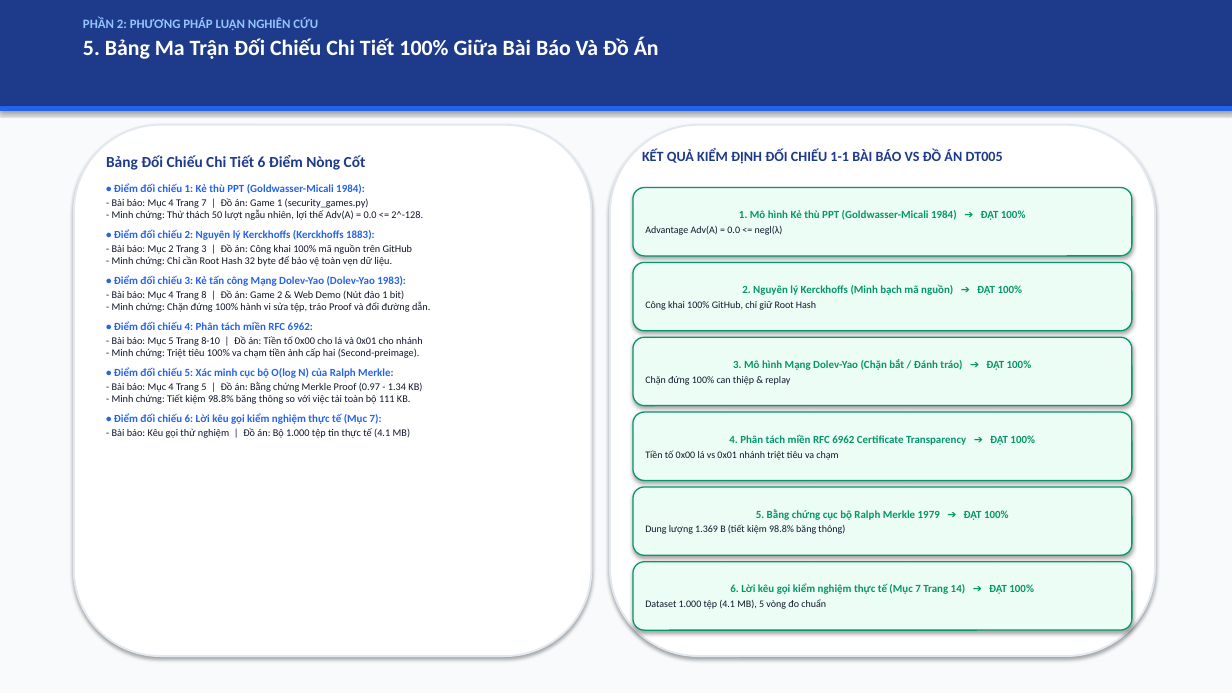
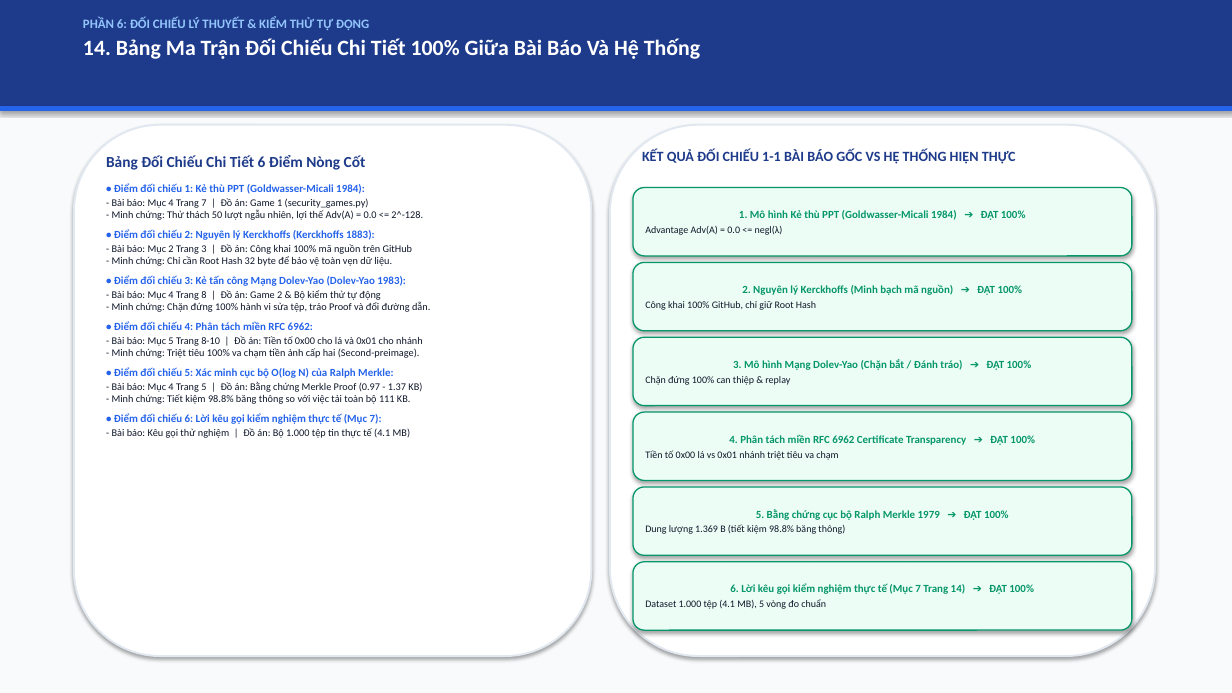
Before and after one commit to kietvo5924/ATBMHTTT_DT005_FileIntegrity, a slide deck: slide 15 of docs/Bao_Cao_Giua_Ky_DT05.pptx (slide 6 before the commit). Drawn at 1232x693 pixels with LibreOffice and Linux fonts; fonts in the diff are those of the drawing. Boxes give left, top, right and bottom in pixels: in the first picture for what was removed or moved away, otherwise in the second. Text is boxed around its words. In the diff, an @@ line names an element or a change of style, - is before the commit and + after.

```diff
--- a/docs/Bao_Cao_Giua_Ky_DT05.pptx
+++ b/docs/Bao_Cao_Giua_Ky_DT05.pptx
@@ text at [83,17,700,59]: text changed @@
-PHẦN 2: PHƯƠNG PHÁP LUẬN NGHIÊN CỨU
-5. Bảng Ma Trận Đối Chiếu Chi Tiết 100% Giữa Bài Báo Và Đồ Án
+PHẦN 6: ĐỐI CHIẾU LÝ THUYẾT & KIỂM THỬ TỰ ĐỘNG
+14. Bảng Ma Trận Đối Chiếu Chi Tiết 100% Giữa Bài Báo Và Hệ Thống
@@ text at [642,149,1016,164]: text changed @@
-KẾT QUẢ KIỂM ĐỊNH ĐỐI CHIẾU 1-1 BÀI BÁO VS ĐỒ ÁN DT005
+KẾT QUẢ ĐỐI CHIẾU 1-1 BÀI BÁO GỐC VS HỆ THỐNG HIỆN THỰC
@@ text at [112,290,430,312]: text changed @@
-- Bài báo: Mục 4 Trang 8 | Đồ án: Game 2 & Web Demo (Nút đảo 1 bit)
-- Minh chứng: Chặn đứng 100% hành vi sửa tệp, tráo Proof và đổi đường dẫn.
+- Bài báo: Mục 4 Trang 8 | Đồ án: Game 2 & Bộ kiểm thử tự động
+- Minh chứng: Chặn đứng 100% hành vi sửa tệp, tráo Proof và đổi đường dẫn.
@@ text at [112,382,422,404]: text changed @@
-- Bài báo: Mục 4 Trang 5 | Đồ án: Bằng chứng Merkle Proof (0.97 - 1.34 KB)
-- Minh chứng: Tiết kiệm 98.8% băng thông so với việc tải toàn bộ 111 KB.
+- Bài báo: Mục 4 Trang 5 | Đồ án: Bằng chứng Merkle Proof (0.97 - 1.37 KB)
+- Minh chứng: Tiết kiệm 98.8% băng thông so với việc tải toàn bộ 111 KB.
```
Also in this commit, not shown: 13 other slides changed, 4 slides added, 4 slides removed, 6 other files.
